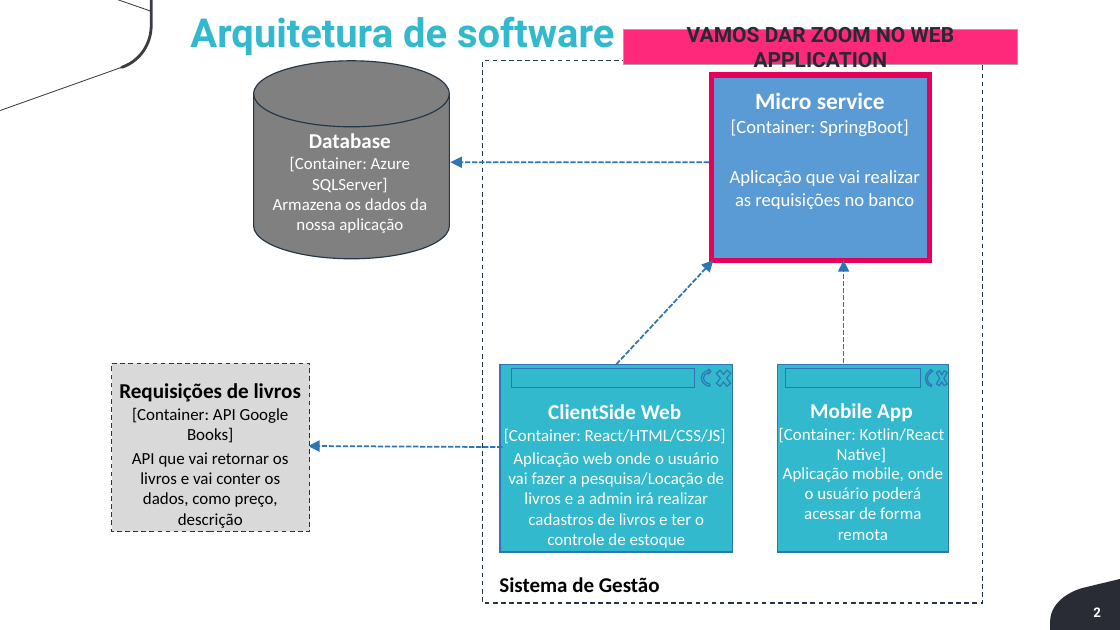
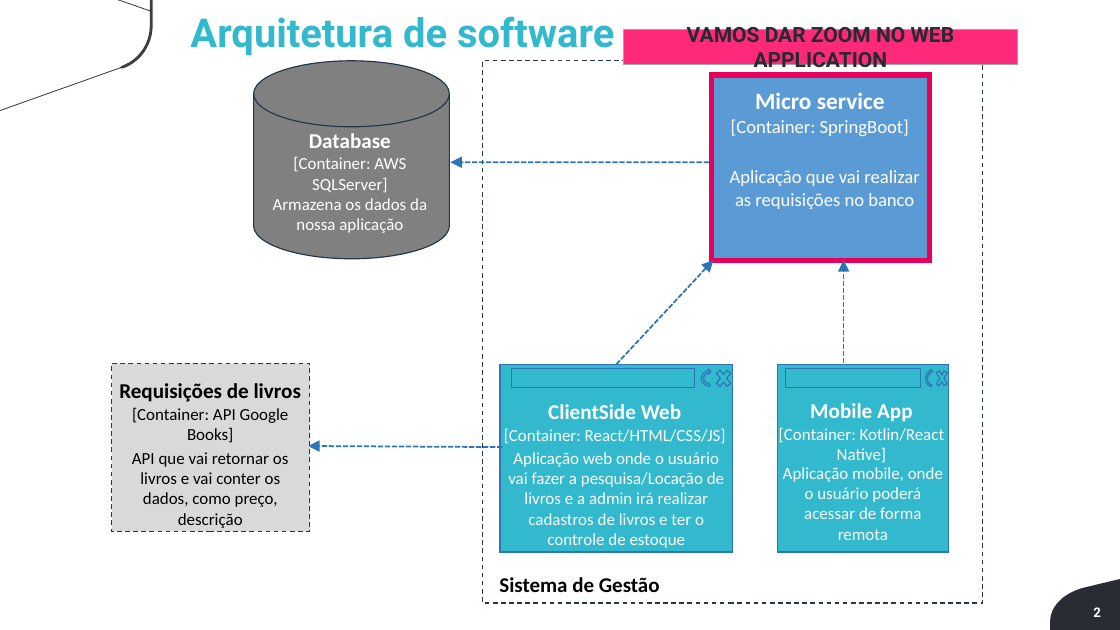
Before and after one commit to Luis-Silva80/grupo05-adsa, a slide deck: slide 2 of Documentação/EngenhariaDeSoftware/Arquitetura/ArquiteturaSoftware.pptx. Drawn at 1120x630 pixels with LibreOffice and Linux fonts; fonts in the diff are those of the drawing; background and template pictures are left out. Boxes give left, top, right and bottom in pixels: in the first picture for what was removed or moved away, otherwise in the second. Text is boxed around its words. In the diff, an @@ line names an element or a change of style, - is before the commit and + after.

```diff
--- a/Documentação/EngenhariaDeSoftware/Arquitetura/ArquiteturaSoftware.pptx
+++ b/Documentação/EngenhariaDeSoftware/Arquitetura/ArquiteturaSoftware.pptx
@@ text at [293, 157, 406, 192]: text changed @@
-[Container: Azure SQLServer]
+[Container: AWS SQLServer]
```
Also in this commit, not shown: 3 other slides changed.
